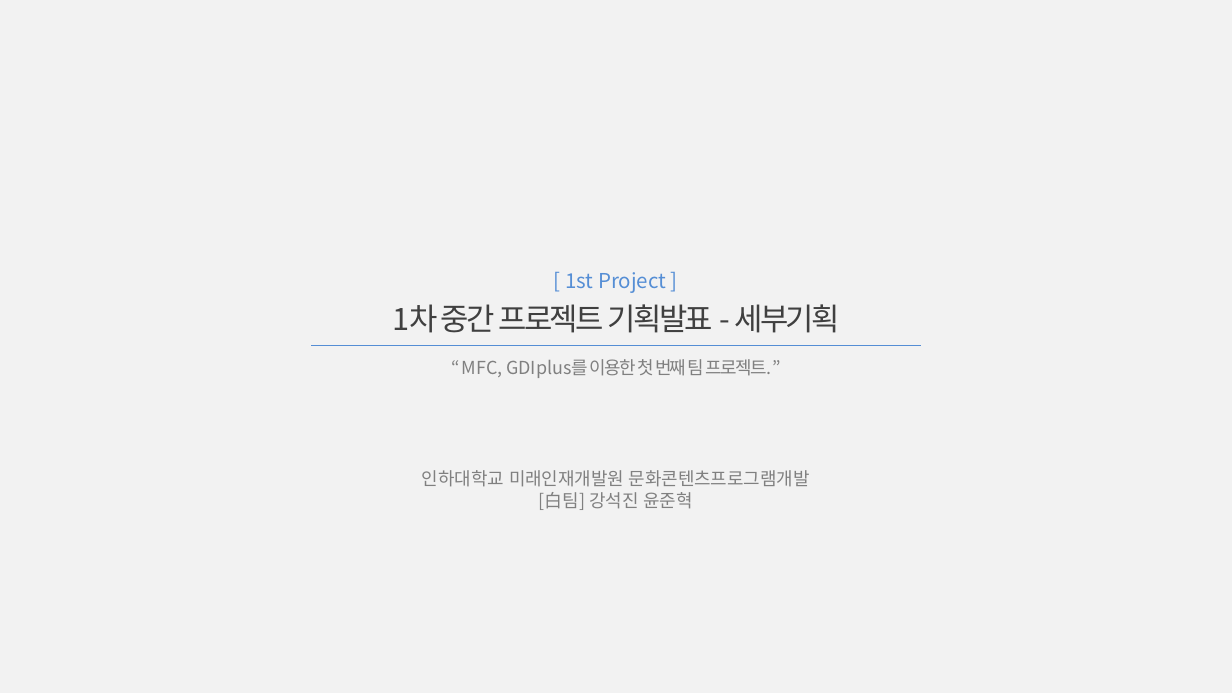
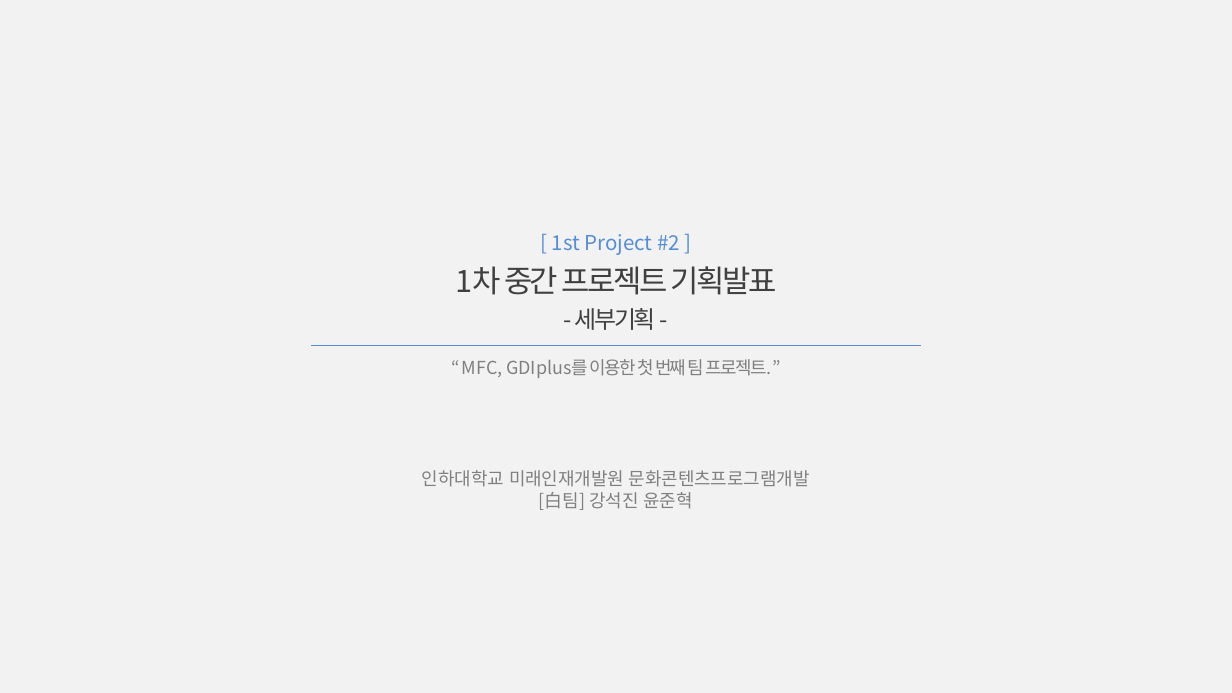
Before and after one commit to Hanel99/inha_1stproject, a slide deck: slide 1 of 기타/1차중간프로젝트_세부기획_白팀_강석진윤준혁.pptx. Drawn at 1232x693 pixels with LibreOffice and Linux fonts; fonts in the diff are those of the drawing. Boxes give left, top, right and bottom in pixels: in the first picture for what was removed or moved away, otherwise in the second. Text is boxed around its words. In the diff, an @@ line names an element or a change of style, - is before the commit and + after.

```diff
--- a/기타/1차중간프로젝트_세부기획_白팀_강석진윤준혁.pptx
+++ b/기타/1차중간프로젝트_세부기획_白팀_강석진윤준혁.pptx
@@ title at box(455, 234, 777, 330): text changed; size 18 to 12 pt @@
-[ 1st Project ]
-1차 중간 프로젝트 기획발표 - 세부기획
+[ 1st Project #2 ]
+1차 중간 프로젝트 기획발표
+- 세부기획 -
```
Also in this commit, not shown: 1 other slide changed, 12 slides added, 1 slide removed, 1 other file.
